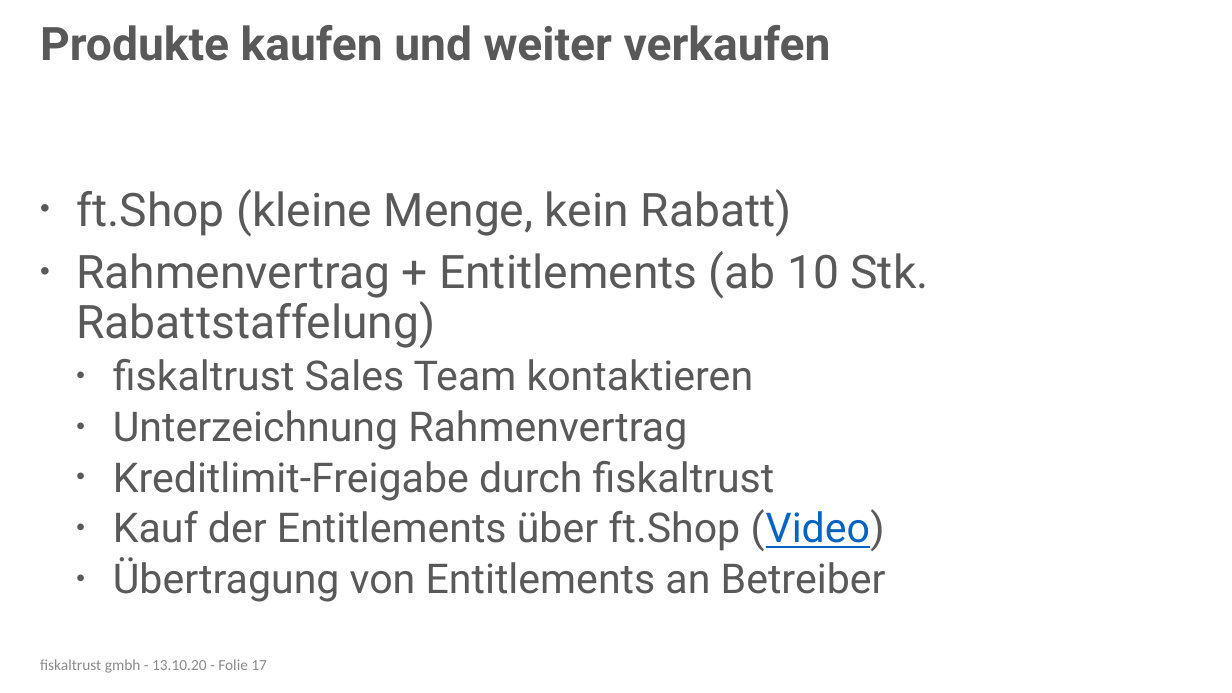
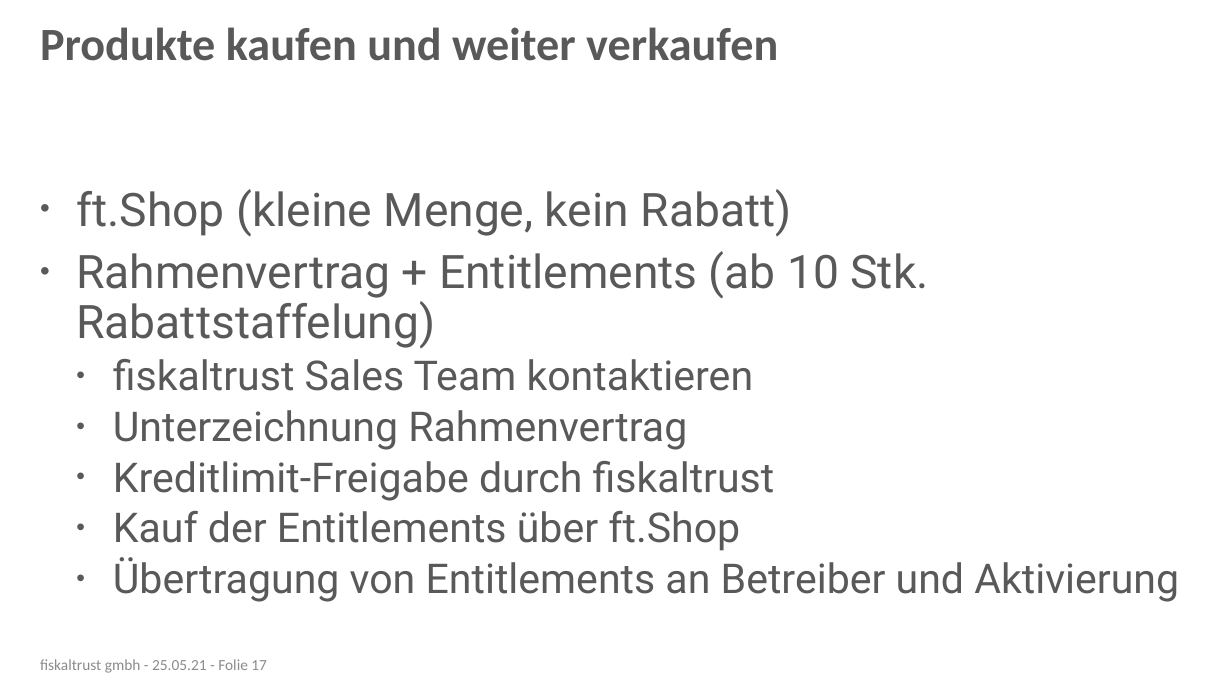
Before and after one commit to fiskaltrust/getting-started, a slide deck: slide 17 of posdealers/presentations/sales/media/posdealer-sales-rollout.pptx. Drawn at 1232x693 pixels with LibreOffice and Linux fonts; fonts in the diff are those of the drawing; background and template pictures are left out. Boxes give left, top, right and bottom in pixels: in the first picture for what was removed or moved away, otherwise in the second. Text is boxed around its words. In the diff, an @@ line names an element or a change of style, - is before the commit and + after.

```diff
--- a/posdealers/presentations/sales/media/posdealer-sales-rollout.pptx
+++ b/posdealers/presentations/sales/media/posdealer-sales-rollout.pptx
@@ title "Produkte kaufen und weiter verkaufen" at box(40, 27, 778, 61): font Roboto to Calibri @@
@@ text at box(113, 511, 1179, 602): text changed @@
-  • Kauf der Entitlements über ft.Shop (Video)
-  • Übertragung von Entitlements an Betreiber
+  • Kauf der Entitlements über ft.Shop
+  • Übertragung von Entitlements an Betreiber und Aktivierung
@@ text at box(40, 659, 267, 673): text changed @@
-fiskaltrust gmbh - 13.10.20 - Folie 17
+fiskaltrust gmbh - 25.05.21 - Folie 17
```
Also in this commit, not shown: 17 other slides changed, 10 other files.
